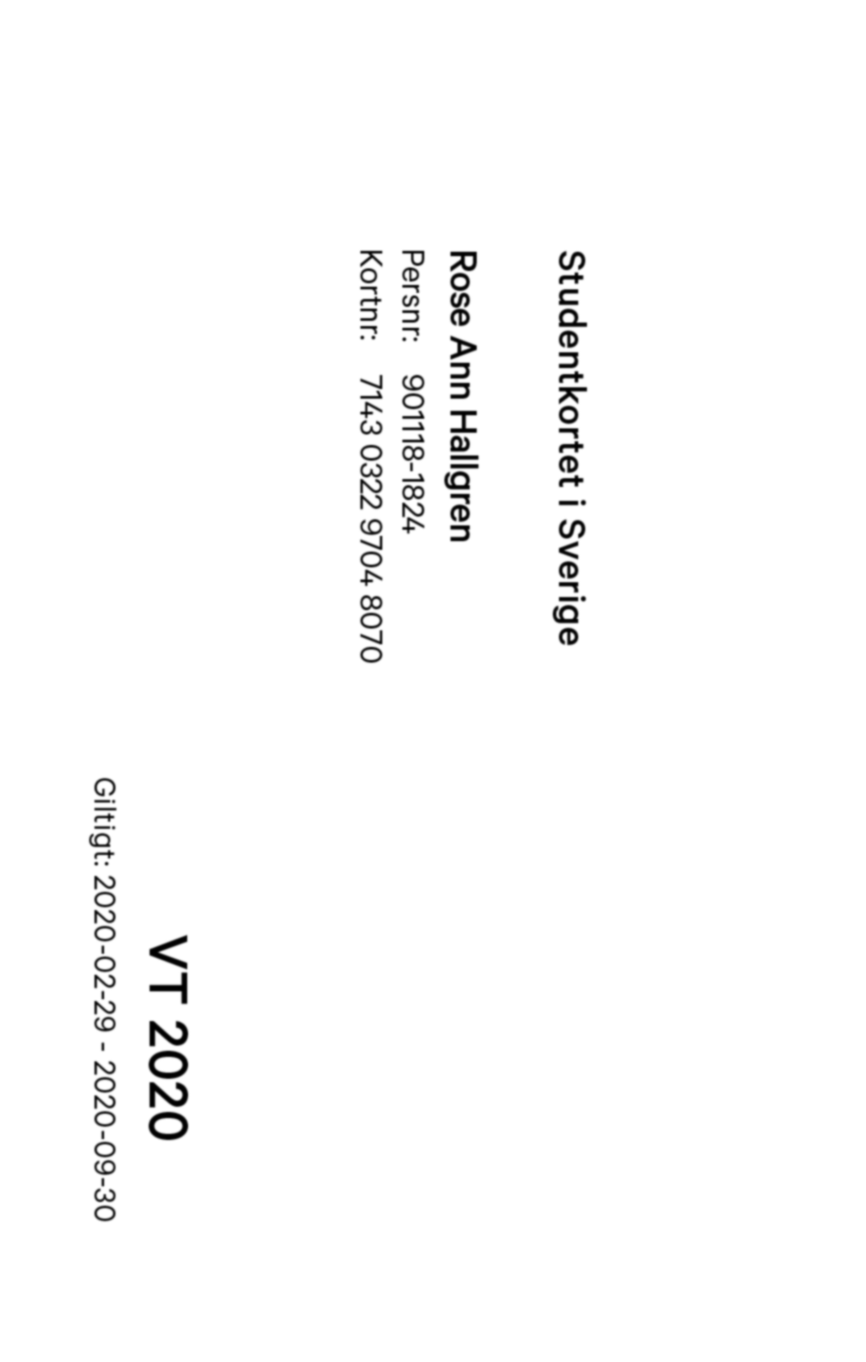
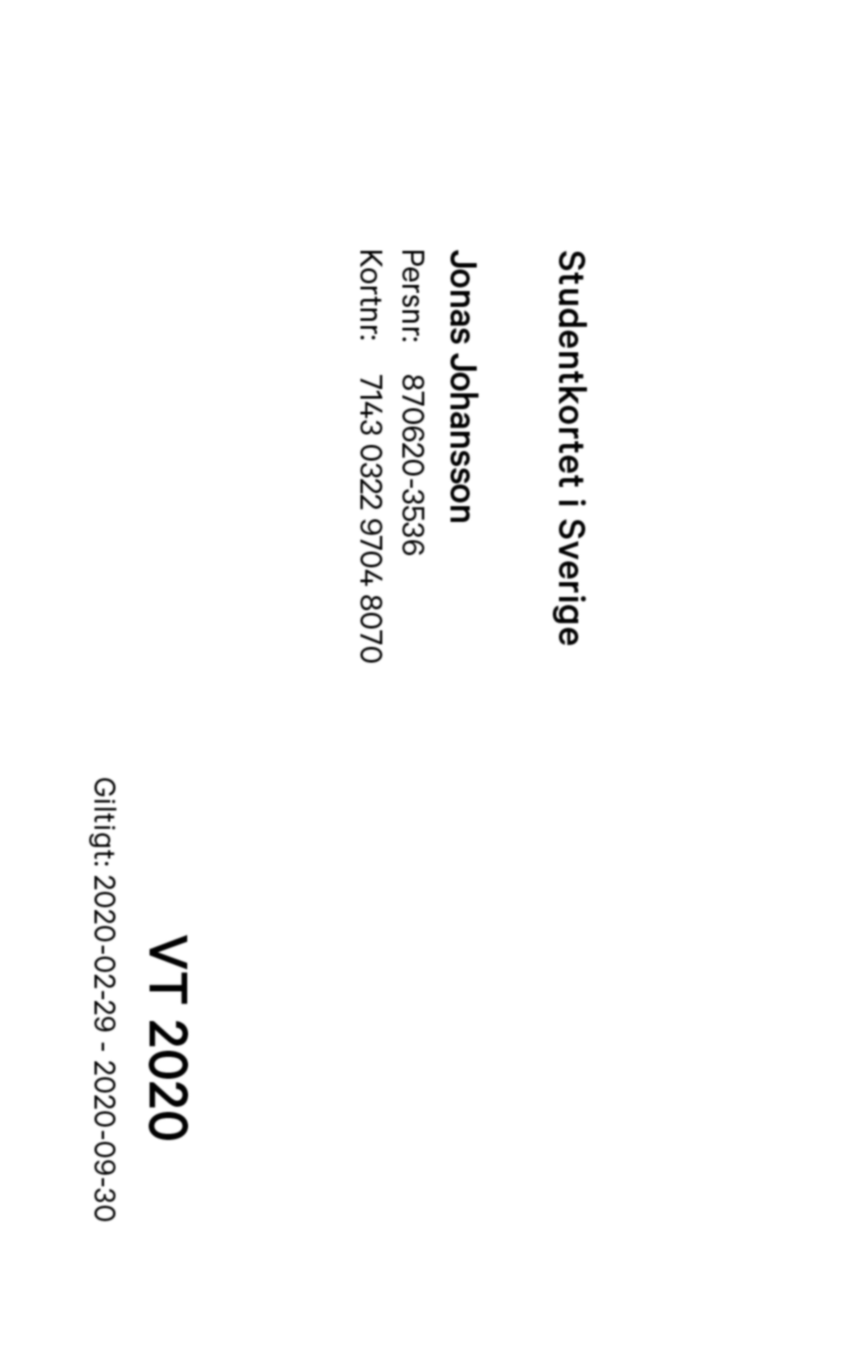
Comparing the layer stacks of the two 866x1362 images. Changes:
hid "Rose" over box(400, 248, 481, 558)
showed "Jonas" over box(400, 248, 481, 558)
